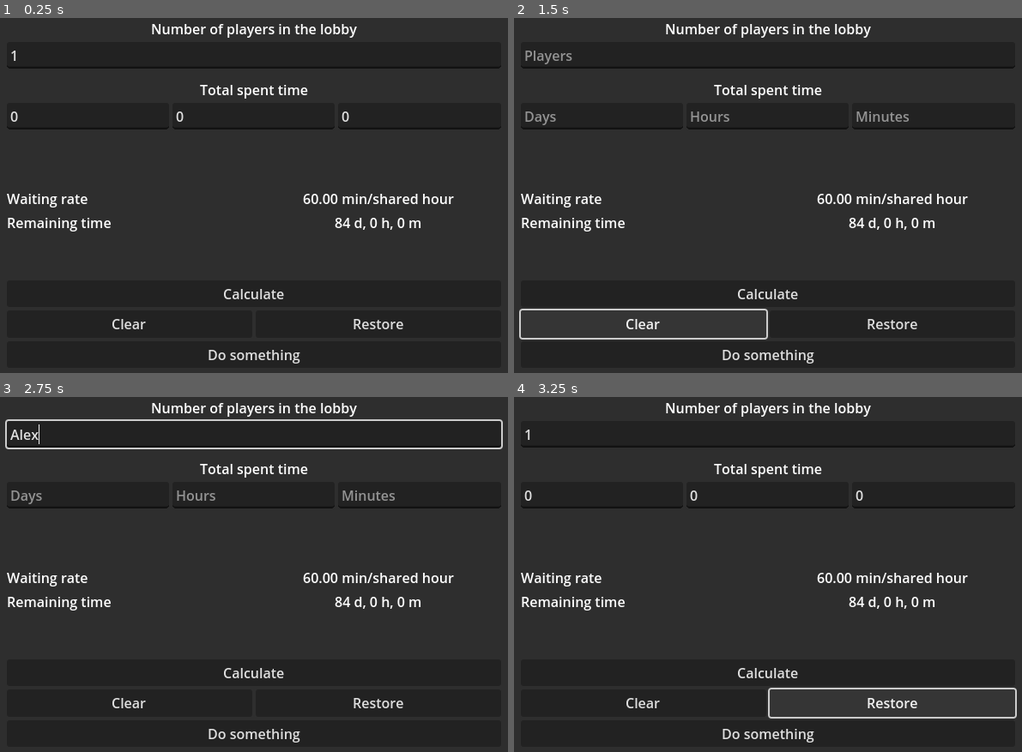
Above: before the commit, frames 1-4 (two rows, left to right).
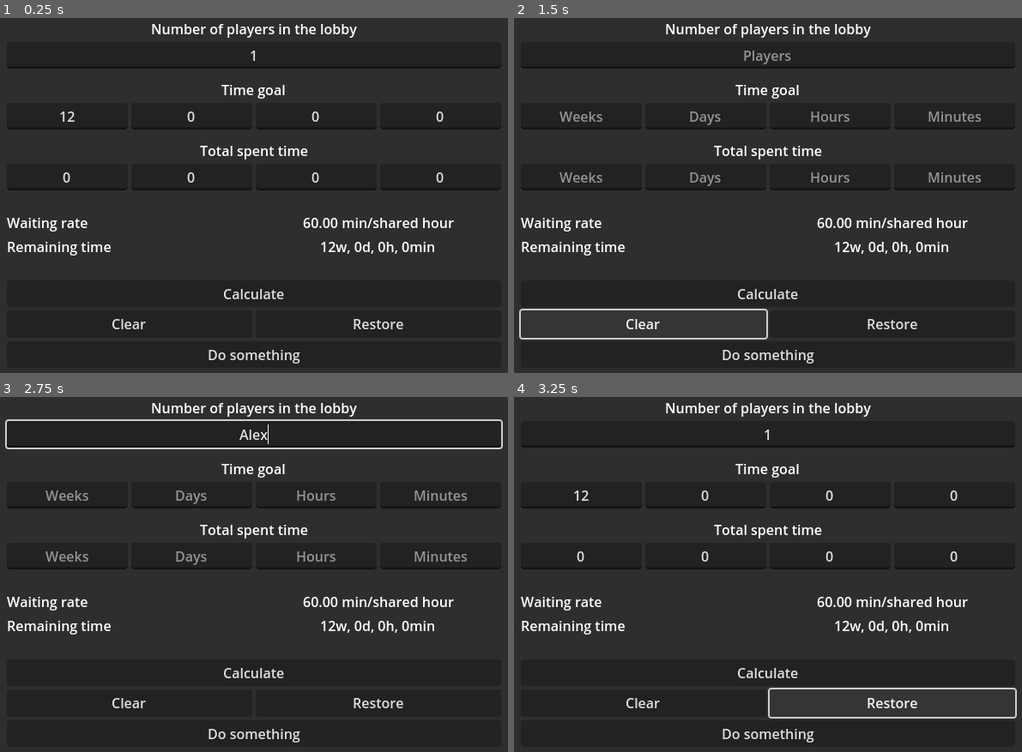
Above: after the commit, the same moments.

Repository: Rulfam/NothingCalculator
Game: Godot game, scene res://scenes/main.tscn
Same seed, same stepped clock (60 frames per second), same inputs: the game is played once before the commit and once after it. Before the commit the project starts from res://main.tscn.
Inputs (mouse positions are in pixels of both pictures, inside the frame that each line leads up to):
- Up to frame 1 (0.25 s): no input
- Up to frame 2 (1.5 s): click "Calculate" at 0.5 s; click "Clear" at 1.25 s
- Up to frame 3 (2.75 s): click (254, 436) at 2.02 s; type "Alex" at 2.1 s
- Up to frame 4 (3.25 s): click "Restore" at 2.75 s

The runs differ from the first frame. In frame 1, 3.5% of the frame differs, in the area x 1-99%, y 9-67%; in frame 2, 4.5%; in frame 3, 4.5%; in frame 4, 3.5%.

Commit message:
Added goal time input

Diff:
--- a/localization/translations.csv
+++ b/localization/translations.csv
@@ -1,20 +1,22 @@
 KEY,en,es,ru,uk
 ,,,,
-^BTN.CALCULATE,Calculate,Calcular,Вычислить,Обчислити
-^BTN.EXIT,Do something,Hacer algo,Делать что-то,Робити щось
-^BTN.CLEAR,Clear,Borrar,Очистить,Очистити
-^BTN.RESTORE,Restore,Restaurar,Восстановить,Відновити
+BTN.CALCULATE,Calculate,Calcular,Вычислить,Обчислити
+BTN.QUIT,Do something,Hacer algo,Делать что-то,Робити щось
+BTN.CLEAR,Clear,Borrar,Очистить,Очистити
+BTN.RESTORE,Restore,Restaurar,Восстановить,Відновити
 ,,,,
-^PLHD.PLAYERS,Players,Jugadores,Игроки,Гравці
-^PLHD.DAYS,Days,Días,Дни,Дні
-^PLHD.HOURS,Hours,Horas,Часы,Години
-^PLHD.MINUTES,Minutes,Minutos,Минуты,Хвилини
+PLH.PLAYERS,Players,Jugadores,Игроки,Гравці
+PLH.WEEKS,Weeks,Semanas,Недели,Тижні
+PLH.DAYS,Days,Días,Дни,Дні
+PLH.HOURS,Hours,Horas,Часы,Години
+PLH.MINUTES,Minutes,Minutos,Минуты,Хвилини
 ,,,,
-^FORMAT.RATE,{0} min/shared hour,{0} min/hora compartida,{0} мин/общ. час,{0} хв/заг. год
-^FORMAT.TIME,"{d} d, {h} h, {m} m","{d} d, {h} h, {m} m","{d} дн, {h} ч, {m} мин","{d} дн, {h} год, {m} хв"
-^FORMAT.INVALID,—,—,—,—
+FMT.RATE,{0} min/shared hour,{0} min/hora compartida,{0} мин/общ. час,{0} хв/заг. год
+FMT.TIME,"{w}w, {d}d, {h}h, {m}min","{w}sem, {d}d, {h}h, {m}min","{w} нед, {d} дн, {h} ч, {m} мин","{w} тиж, {d} дн, {h} год, {m} хв"
+FMT.INVALID,—,—,—,—
 ,,,,
-^TEXT.PLAYERS,Number of players in the lobby,Número de jugadores en el vestíbulo,Количество игроков в лобби,Кількість гравців у лобі
-^TEXT.TOTAL_TIME,Total spent time,Tiempo total empleado,Общее проведённое время,Загальний витрачений час
-^TEXT.RATE,Waiting rate,Tasa de espera,Темп ожидания,Темп очікування
-^TEXT.TIME,Remaining time,Tiempo restante,Оставшееся время,Залишок часу
+TXT.PLAYERS,Number of players in the lobby,Número de jugadores en el vestíbulo,Количество игроков в лобби,Кількість гравців у лобі
+TXT.TIME_SPENT,Total spent time,Tiempo total empleado,Общее проведённое время,Загальний витрачений час
+TXT.TIME_GOAL,Time goal,Objectivo de tiempo,Временная цель,Часова мета
+TXT.RATE,Waiting rate,Tasa de espera,Темп ожидания,Темп очікування
+TXT.TIME,Remaining time,Tiempo restante,Оставшееся время,Залишок часу
--- a/main.gd
+++ /dev/null
@@ -1,93 +0,0 @@
-class_name MainWindow extends Control
-
-const DAYS_GOAL: int = 12 * 7
-const SAVE_FILE_PATH: String = "user://record.bin"
-
-var players_count: int = 1
-var minutes_spent: int = 0
-
-@onready var days_input: LineEdit = $VBox/Inputs/Time/Fields/Days
-@onready var hours_input: LineEdit = $VBox/Inputs/Time/Fields/Hours
-@onready var minutes_input: LineEdit = $VBox/Inputs/Time/Fields/Minutes
-@onready var players_input: LineEdit = $VBox/Inputs/Players/Field
-
-@onready var rate_label: Label = $VBox/Displays/Rate/Number
-@onready var time_label: Label = $VBox/Displays/TimeLeft/Number
-
-
-func _ready() -> void:
-	load_data()
-
-
-func update_stats_panel() -> void:
-	# Calculating time that's left
-
-	var minutes_left: int = DAYS_GOAL * 1440 - minutes_spent
-	if 0 < players_count:
-		minutes_left /= players_count
-
-	var days := int(minutes_left / 1_440.0)
-	var hours := int(minutes_left / 60.0) % 24
-	var minutes := int(minutes_left) % 60
-
-	# Settings the display panel labels
-
-	var f_rate: String = tr("^FORMAT.RATE") \
-		.format({"0": "%.2f" % (60.0 / players_count)})
-	var f_time: String = tr("^FORMAT.TIME") \
-		.format({"d": days, "h": hours, "m": minutes})
-
-	rate_label.text = f_rate if players_count > 0 else "^FORMAT.INVALID"
-	time_label.text = f_time if minutes_left > 0 else "^FORMAT.INVALID"
-
-
-func fill_inputs() -> void:
-	players_input.text = str(players_count)
-	days_input.text = str(int(minutes_spent / 1_440.0))
-	hours_input.text = str(int(minutes_spent / 60.0) % 24)
-	minutes_input.text = str(minutes_spent % 60)
-
-
-func read_inputs() -> void:
-	players_count = int(players_input.text)
-	minutes_spent = \
-			int(days_input.text) * 1440 \
-			+ int(hours_input.text) * 60 \
-			+ int(minutes_input.text)
-
-
-func save_data() -> void:
-	var file := FileAccess.open(SAVE_FILE_PATH, FileAccess.WRITE)
-	if file.is_open():
-		file.store_8(players_count)
-		file.store_32(minutes_spent)
-
-
-func load_data() -> void:
-	if FileAccess.file_exists(SAVE_FILE_PATH):
-		var file := FileAccess.open(SAVE_FILE_PATH, FileAccess.READ)
-		players_count = file.get_8()
-		minutes_spent = file.get_32()
-	update_stats_panel()
-	fill_inputs()
-
-
-func _on_clear_button_pressed() -> void:
-	players_input.clear()
-	days_input.clear()
-	hours_input.clear()
-	minutes_input.clear()
-
-
-func _on_restore_button_pressed() -> void:
-	load_data()
-
-
-func _on_calculate_button_pressed() -> void:
-	read_inputs()
-	update_stats_panel()
-	save_data()
-
-
-func _on_exit_button_pressed() -> void:
-	get_tree().quit()
--- a/main.tscn
+++ /dev/null
@@ -1,142 +0,0 @@
-[gd_scene load_steps=3 format=3 uid="uid://blohkbwwwpgap"]
-
-[ext_resource type="Script" uid="uid://dgoiip3yar1km" path="res://main.gd" id="1_ig7tw"]
-
-[sub_resource type="StyleBoxFlat" id="StyleBoxFlat_ig7tw"]
-content_margin_left = 32.0
-content_margin_top = 32.0
-content_margin_right = 32.0
-content_margin_bottom = 32.0
-bg_color = Color(0.180392, 0.180392, 0.180392, 1)
-anti_aliasing = false
-
-[node name="Main" type="PanelContainer"]
-anchors_preset = 15
-anchor_right = 1.0
-anchor_bottom = 1.0
-grow_horizontal = 2
-grow_vertical = 2
-theme_override_styles/panel = SubResource("StyleBoxFlat_ig7tw")
-script = ExtResource("1_ig7tw")
-
-[node name="VBox" type="VBoxContainer" parent="."]
-layout_mode = 2
-alignment = 1
-
-[node name="Inputs" type="VBoxContainer" parent="VBox"]
-layout_mode = 2
-size_flags_vertical = 3
-
-[node name="Players" type="VBoxContainer" parent="VBox/Inputs"]
-layout_mode = 2
-
-[node name="Label" type="Label" parent="VBox/Inputs/Players"]
-custom_minimum_size = Vector2(0, 32)
-layout_mode = 2
-text = "^TEXT.PLAYERS"
-horizontal_alignment = 1
-vertical_alignment = 2
-
-[node name="Field" type="LineEdit" parent="VBox/Inputs/Players"]
-custom_minimum_size = Vector2(80, 0)
-layout_mode = 2
-placeholder_text = "^PLHD.PLAYERS"
-
-[node name="Time" type="VBoxContainer" parent="VBox/Inputs"]
-layout_mode = 2
-
-[node name="Label" type="Label" parent="VBox/Inputs/Time"]
-custom_minimum_size = Vector2(0, 32)
-layout_mode = 2
-text = "^TEXT.TOTAL_TIME"
-horizontal_alignment = 1
-vertical_alignment = 2
-
-[node name="Fields" type="HBoxContainer" parent="VBox/Inputs/Time"]
-layout_mode = 2
-
-[node name="Days" type="LineEdit" parent="VBox/Inputs/Time/Fields"]
-layout_mode = 2
-size_flags_horizontal = 3
-placeholder_text = "^PLHD.DAYS"
-
-[node name="Hours" type="LineEdit" parent="VBox/Inputs/Time/Fields"]
-layout_mode = 2
-size_flags_horizontal = 3
-placeholder_text = "^PLHD.HOURS"
-
-[node name="Minutes" type="LineEdit" parent="VBox/Inputs/Time/Fields"]
-layout_mode = 2
-size_flags_horizontal = 3
-placeholder_text = "^PLHD.MINUTES"
-
-[node name="Displays" type="VBoxContainer" parent="VBox"]
-layout_mode = 2
-size_flags_vertical = 6
-
-[node name="Rate" type="HBoxContainer" parent="VBox/Displays"]
-custom_minimum_size = Vector2(0, 24)
-layout_mode = 2
-alignment = 1
-
-[node name="Label" type="Label" parent="VBox/Displays/Rate"]
-layout_mode = 2
-size_flags_horizontal = 3
-text = "^TEXT.RATE"
-vertical_alignment = 1
-
-[node name="Number" type="Label" parent="VBox/Displays/Rate"]
-layout_mode = 2
-size_flags_horizontal = 3
-text = "^FORMAT.INVALID"
-horizontal_alignment = 1
-vertical_alignment = 1
-
-[node name="TimeLeft" type="HBoxContainer" parent="VBox/Displays"]
-custom_minimum_size = Vector2(0, 24)
-layout_mode = 2
-size_flags_vertical = 2
-alignment = 1
-
-[node name="Label" type="Label" parent="VBox/Displays/TimeLeft"]
-layout_mode = 2
-size_flags_horizontal = 3
-text = "^TEXT.TIME"
-vertical_alignment = 1
-
-[node name="Number" type="Label" parent="VBox/Displays/TimeLeft"]
-layout_mode = 2
-size_flags_horizontal = 3
-text = "^FORMAT.INVALID"
-horizontal_alignment = 1
-vertical_alignment = 1
-
-[node name="Calculate" type="Button" parent="VBox"]
-layout_mode = 2
-size_flags_horizontal = 3
-text = "^BTN.CALCULATE"
-
-[node name="Buttons" type="HBoxContainer" parent="VBox"]
-layout_mode = 2
-
-[node name="Clear" type="Button" parent="VBox/Buttons"]
-custom_minimum_size = Vector2(0, 32)
-layout_mode = 2
-size_flags_horizontal = 3
-text = "^BTN.CLEAR"
-
-[node name="Restore" type="Button" parent="VBox/Buttons"]
-custom_minimum_size = Vector2(0, 32)
-layout_mode = 2
-size_flags_horizontal = 3
-text = "^BTN.RESTORE"
-
-[node name="Exit" type="Button" parent="VBox"]
-layout_mode = 2
-size_flags_horizontal = 3
-text = "^BTN.EXIT"
-
-[connection signal="pressed" from="VBox/Calculate" to="." method="_on_calculate_button_pressed"]
-[connection signal="pressed" from="VBox/Buttons/Clear" to="." method="_on_clear_button_pressed"]
-[connection signal="pressed" from="VBox/Buttons/Restore" to="." method="_on_restore_button_pressed"]
-[connection signal="pressed" from="VBox/Exit" to="." method="_on_exit_button_pressed"]
--- a/project.godot
+++ b/project.godot
@@ -20,8 +20,8 @@
 run/main_scene="uid://blohkbwwwpgap"
 config/features=PackedStringArray("4.4", "GL Compatibility")
 run/low_processor_mode=true
-config/icon="res://icon.svg"
-config/windows_native_icon="res://icon.ico"
+config/icon="res://assets/icon.svg"
+config/windows_native_icon="res://assets/icon.ico"
 
 [display]
 
--- /dev/null
+++ b/scenes/main.tscn
@@ -0,0 +1,215 @@
+[gd_scene load_steps=4 format=3 uid="uid://blohkbwwwpgap"]
+
+[ext_resource type="Script" uid="uid://dgoiip3yar1km" path="res://scripts/main.gd" id="1_ig7tw"]
+[ext_resource type="Script" uid="uid://ccge0wt4plkgc" path="res://scripts/input_handler.gd" id="2_0wfyh"]
+
+[sub_resource type="StyleBoxFlat" id="StyleBoxFlat_ig7tw"]
+content_margin_left = 32.0
+content_margin_top = 32.0
+content_margin_right = 32.0
+content_margin_bottom = 32.0
+bg_color = Color(0.180392, 0.180392, 0.180392, 1)
+anti_aliasing = false
+
+[node name="Main" type="PanelContainer" node_paths=PackedStringArray("input_handler")]
+anchors_preset = 15
+anchor_right = 1.0
+anchor_bottom = 1.0
+grow_horizontal = 2
+grow_vertical = 2
+theme_override_styles/panel = SubResource("StyleBoxFlat_ig7tw")
+script = ExtResource("1_ig7tw")
+input_handler = NodePath("InputHandler")
+
+[node name="InputHandler" type="Node" parent="." node_paths=PackedStringArray("players_input", "weeks_goal", "days_goal", "hours_goal", "minutes_goal", "weeks_spent", "days_spent", "hours_spent", "minutes_spent")]
+script = ExtResource("2_0wfyh")
+players_input = NodePath("../VBox/Inputs/Players/Field")
+weeks_goal = NodePath("../VBox/Inputs/TimeGoal/Fields/Weeks")
+days_goal = NodePath("../VBox/Inputs/TimeGoal/Fields/Days")
+hours_goal = NodePath("../VBox/Inputs/TimeGoal/Fields/Hours")
+minutes_goal = NodePath("../VBox/Inputs/TimeGoal/Fields/Minutes")
+weeks_spent = NodePath("../VBox/Inputs/TimeSpent/Fields/Weeks")
+days_spent = NodePath("../VBox/Inputs/TimeSpent/Fields/Days")
+hours_spent = NodePath("../VBox/Inputs/TimeSpent/Fields/Hours")
+minutes_spent = NodePath("../VBox/Inputs/TimeSpent/Fields/Minutes")
+
+[node name="VBox" type="VBoxContainer" parent="."]
+layout_mode = 2
+alignment = 1
+
+[node name="Inputs" type="VBoxContainer" parent="VBox"]
+layout_mode = 2
+size_flags_vertical = 3
+
+[node name="Players" type="VBoxContainer" parent="VBox/Inputs"]
+layout_mode = 2
+
+[node name="Label" type="Label" parent="VBox/Inputs/Players"]
+custom_minimum_size = Vector2(0, 32)
+layout_mode = 2
+text = "TXT.PLAYERS"
+horizontal_alignment = 1
+vertical_alignment = 2
+
+[node name="Field" type="LineEdit" parent="VBox/Inputs/Players"]
+custom_minimum_size = Vector2(80, 0)
+layout_mode = 2
+placeholder_text = "PLH.PLAYERS"
+alignment = 1
+virtual_keyboard_type = 2
+
+[node name="TimeGoal" type="VBoxContainer" parent="VBox/Inputs"]
+layout_mode = 2
+
+[node name="Label" type="Label" parent="VBox/Inputs/TimeGoal"]
+custom_minimum_size = Vector2(0, 32)
+layout_mode = 2
+text = "TXT.TIME_GOAL"
+horizontal_alignment = 1
+vertical_alignment = 2
+
+[node name="Fields" type="HBoxContainer" parent="VBox/Inputs/TimeGoal"]
+layout_mode = 2
+
+[node name="Weeks" type="LineEdit" parent="VBox/Inputs/TimeGoal/Fields"]
+layout_mode = 2
+size_flags_horizontal = 3
+placeholder_text = "PLH.WEEKS"
+alignment = 1
+virtual_keyboard_type = 2
+
+[node name="Days" type="LineEdit" parent="VBox/Inputs/TimeGoal/Fields"]
+layout_mode = 2
+size_flags_horizontal = 3
+placeholder_text = "PLH.DAYS"
+alignment = 1
+virtual_keyboard_type = 2
+
+[node name="Hours" type="LineEdit" parent="VBox/Inputs/TimeGoal/Fields"]
+layout_mode = 2
+size_flags_horizontal = 3
+placeholder_text = "PLH.HOURS"
+alignment = 1
+virtual_keyboard_type = 2
+
+[node name="Minutes" type="LineEdit" parent="VBox/Inputs/TimeGoal/Fields"]
+layout_mode = 2
+size_flags_horizontal = 3
+placeholder_text = "PLH.MINUTES"
+alignment = 1
+virtual_keyboard_type = 2
+
+[node name="TimeSpent" type="VBoxContainer" parent="VBox/Inputs"]
+layout_mode = 2
+
+[node name="Label" type="Label" parent="VBox/Inputs/TimeSpent"]
+custom_minimum_size = Vector2(0, 32)
+layout_mode = 2
+text = "TXT.TIME_SPENT"
+horizontal_alignment = 1
+vertical_alignment = 2
+
+[node name="Fields" type="HBoxContainer" parent="VBox/Inputs/TimeSpent"]
+layout_mode = 2
+
+[node name="Weeks" type="LineEdit" parent="VBox/Inputs/TimeSpent/Fields"]
+layout_mode = 2
+size_flags_horizontal = 3
+placeholder_text = "PLH.WEEKS"
+alignment = 1
+virtual_keyboard_type = 2
+
+[node name="Days" type="LineEdit" parent="VBox/Inputs/TimeSpent/Fields"]
+layout_mode = 2
+size_flags_horizontal = 3
+placeholder_text = "PLH.DAYS"
+alignment = 1
+virtual_keyboard_type = 2
+
+[node name="Hours" type="LineEdit" parent="VBox/Inputs/TimeSpent/Fields"]
+layout_mode = 2
+size_flags_horizontal = 3
+placeholder_text = "PLH.HOURS"
+alignment = 1
+virtual_keyboard_type = 2
+
+[node name="Minutes" type="LineEdit" parent="VBox/Inputs/TimeSpent/Fields"]
+layout_mode = 2
+size_flags_horizontal = 3
+placeholder_text = "PLH.MINUTES"
+alignment = 1
+virtual_keyboard_type = 2
+
+[node name="Displays" type="VBoxContainer" parent="VBox"]
+layout_mode = 2
+size_flags_vertical = 6
+
+[node name="Rate" type="HBoxContainer" parent="VBox/Displays"]
+custom_minimum_size = Vector2(0, 24)
+layout_mode = 2
+alignment = 1
+
+[node name="Label" type="Label" parent="VBox/Displays/Rate"]
+layout_mode = 2
+size_flags_horizontal = 3
+text = "TXT.RATE"
+vertical_alignment = 1
+
+[node name="Number" type="Label" parent="VBox/Displays/Rate"]
+layout_mode = 2
+size_flags_horizontal = 3
+text = "FMT.INVALID"
+horizontal_alignment = 1
+vertical_alignment = 1
+
+[node name="TimeLeft" type="HBoxContainer" parent="VBox/Displays"]
+custom_minimum_size = Vector2(0, 24)
+layout_mode = 2
+size_flags_vertical = 2
+alignment = 1
+
+[node name="Label" type="Label" parent="VBox/Displays/TimeLeft"]
+layout_mode = 2
+size_flags_horizontal = 3
+text = "TXT.TIME"
+vertical_alignment = 1
+
+[node name="Number" type="Label" parent="VBox/Displays/TimeLeft"]
+layout_mode = 2
+size_flags_horizontal = 3
+text = "FMT.INVALID"
+horizontal_alignment = 1
+vertical_alignment = 1
+
+[node name="Buttons" type="VBoxContainer" parent="VBox"]
+layout_mode = 2
+
+[node name="Calculate" type="Button" parent="VBox/Buttons"]
+layout_mode = 2
+size_flags_horizontal = 3
+text = "BTN.CALCULATE"
+
+[node name="HBox" type="HBoxContainer" parent="VBox/Buttons"]
+layout_mode = 2
+
+[node name="Clear" type="Button" parent="VBox/Buttons/HBox"]
+custom_minimum_size = Vector2(0, 32)
+layout_mode = 2
+size_flags_horizontal = 3
+text = "BTN.CLEAR"
+
+[node name="Restore" type="Button" parent="VBox/Buttons/HBox"]
+custom_minimum_size = Vector2(0, 32)
+layout_mode = 2
+size_flags_horizontal = 3
+text = "BTN.RESTORE"
+
+[node name="Quit" type="Button" parent="VBox/Buttons"]
+layout_mode = 2
+size_flags_horizontal = 3
+text = "BTN.QUIT"
+
+[connection signal="pressed" from="VBox/Buttons/Calculate" to="." method="_on_calculate_button_pressed"]
+[connection signal="pressed" from="VBox/Buttons/HBox/Clear" to="." method="_on_clear_button_pressed"]
+[connection signal="pressed" from="VBox/Buttons/HBox/Restore" to="." method="_on_restore_button_pressed"]
+[connection signal="pressed" from="VBox/Buttons/Quit" to="." method="_on_quit_button_pressed"]
--- /dev/null
+++ b/scripts/input_handler.gd
@@ -0,0 +1,78 @@
+class_name InputHandler extends Node
+
+@export var players_input: LineEdit
+
+@export_group("Time Goal Inputs")
+@export var weeks_goal: LineEdit
+@export var days_goal: LineEdit
+@export var hours_goal: LineEdit
+@export var minutes_goal: LineEdit
+
+@export_group("Time Spent Inputs")
+@export var weeks_spent: LineEdit
+@export var days_spent: LineEdit
+@export var hours_spent: LineEdit
+@export var minutes_spent: LineEdit
+
+
+func _ready() -> void:
+	if not (players_input is LineEdit
+			and weeks_goal is LineEdit
+			and days_goal is LineEdit
+			and hours_goal is LineEdit
+			and minutes_goal is LineEdit
+
+			and weeks_spent is LineEdit
+			and days_spent is LineEdit
+			and hours_spent is LineEdit
+			and minutes_spent is LineEdit):
+		push_error("Input handler: Not all input fields are set!")
+		return
+
+
+func read_inputs() -> SaveData:
+	var data: SaveData = SaveData.new()
+
+	data.players_count = int(players_input.text)
+
+	data.minutes_goal = \
+			int(weeks_goal.text) * 10080 \
+			+ int(days_goal.text) * 1440 \
+			+ int(hours_goal.text) * 60 \
+			+ int(minutes_goal.text)
+
+	data.minutes_spent = \
+			int(weeks_spent.text) * 10080 \
+			+ int(days_spent.text) * 1440 \
+			+ int(hours_spent.text) * 60 \
+			+ int(minutes_spent.text)
+
+	return data
+
+
+func fill_inputs(data: SaveData) -> void:
+	players_input.text = str(data.players_count)
+
+	weeks_goal.text = str(int(data.minutes_goal / 10080.0))
+	days_goal.text = str(int(data.minutes_goal / 1440.0) % 7)
+	hours_goal.text = str(int(data.minutes_goal / 60.0) % 24)
+	minutes_goal.text = str(data.minutes_goal % 60)
+
+	weeks_spent.text = str(int(data.minutes_spent / 10080.0))
+	days_spent.text = str(int(data.minutes_spent / 1440.0) % 7)
+	hours_spent.text = str(int(data.minutes_spent / 60.0) % 24)
+	minutes_spent.text = str(data.minutes_spent % 60)
+
+
+func clear_inputs() -> void:
+	players_input.clear()
+
+	weeks_goal.clear()
+	days_goal.clear()
+	hours_goal.clear()
+	minutes_goal.clear()
+
+	weeks_spent.clear()
+	days_spent.clear()
+	hours_spent.clear()
+	minutes_spent.clear()
--- /dev/null
+++ b/scripts/main.gd
@@ -0,0 +1,68 @@
+class_name MainWindow extends Control
+
+const SAVE_FILE_PATH: String = "user://record.bin"
+
+@export var input_handler: InputHandler
+
+var data: SaveData = SaveData.new()
+
+@onready var rate_label: Label = $VBox/Displays/Rate/Number
+@onready var time_label: Label = $VBox/Displays/TimeLeft/Number
+
+
+func _ready() -> void:
+	if not (input_handler is InputHandler):
+		push_error("Main: Input handler is not set!")
+		return
+
+	restore()
+
+
+func update_stats_panel() -> void:
+	# Calculating time that's left
+
+	var minutes_left: int = data.minutes_goal - data.minutes_spent
+	if 0 < data.players_count:
+		minutes_left /= data.players_count
+
+	# Settings the display panel labels
+
+	var f_rate: String = tr(&"FMT.RATE") \
+		.format({"0": "%.2f" % (60.0 / data.players_count)})
+	var f_time: String = tr(&"FMT.TIME") \
+		.format({
+			"w": int(minutes_left / 10080.0),
+			"d": int(minutes_left / 1440.0) % 7,
+			"h": int(minutes_left / 60.0) % 24,
+			"m": int(minutes_left) % 60})
+
+	rate_label.text = f_rate if data.players_count > 0 else "FMT.INVALID"
+	time_label.text = f_time if minutes_left > 0 else "FMT.INVALID"
+
+
+func calculate() -> void:
+	data = input_handler.read_inputs()
+	update_stats_panel()
+	SaveHandler.save_data(data)
+
+
+func restore() -> void:
+	data = SaveHandler.load_data()
+	update_stats_panel()
+	input_handler.fill_inputs(data)
+
+
+func _on_calculate_button_pressed() -> void:
+	calculate()
+
+
+func _on_clear_button_pressed() -> void:
+	input_handler.clear_inputs()
+
+
+func _on_restore_button_pressed() -> void:
+	restore()
+
+
+func _on_quit_button_pressed() -> void:
+	get_tree().quit()
--- /dev/null
+++ b/scripts/save_data.gd
@@ -0,0 +1,5 @@
+class_name SaveData extends Resource
+
+var players_count: int = 1
+var minutes_goal: int = 120_960 # 12w * 7d * 24h * 60m
+var minutes_spent: int = 0
--- /dev/null
+++ b/scripts/save_handler.gd
@@ -0,0 +1,33 @@
+class_name SaveHandler extends Resource
+
+const SAVE_FILE_PATH: String = "user://record.bin"
+
+
+static func save_data(data: SaveData) -> void:
+	var file: FileAccess = FileAccess.open(SAVE_FILE_PATH, FileAccess.WRITE)
+	if not file.is_open():
+		push_error(error_string(ERR_FILE_CANT_OPEN))
+		return
+
+	file.store_32(data.players_count)
+	file.store_32(data.minutes_spent)
+	file.store_32(data.minutes_goal)
+
+
+static func load_data() -> SaveData:
+	var data: SaveData = SaveData.new()
+
+	if not FileAccess.file_exists(SAVE_FILE_PATH):
+		push_error(error_string(ERR_FILE_NOT_FOUND))
+		return data
+
+	var file: FileAccess = FileAccess.open(SAVE_FILE_PATH, FileAccess.READ)
+	if not file.is_open():
+		push_error(error_string(ERR_FILE_CANT_OPEN))
+		return data
+
+	data.players_count = file.get_32()
+	data.minutes_spent = file.get_32()
+	data.minutes_goal = file.get_32()
+
+	return data
Renamed: icon.ico -> assets/icon.ico
Renamed: icon.svg -> assets/icon.svg
Not shown, changed: assets/icon.svg.import
Not shown, added: scripts/input_handler.gd.uid
Renamed: main.gd.uid -> scripts/main.gd.uid
Not shown, added: scripts/save_data.gd.uid
Not shown, added: scripts/save_handler.gd.uid
